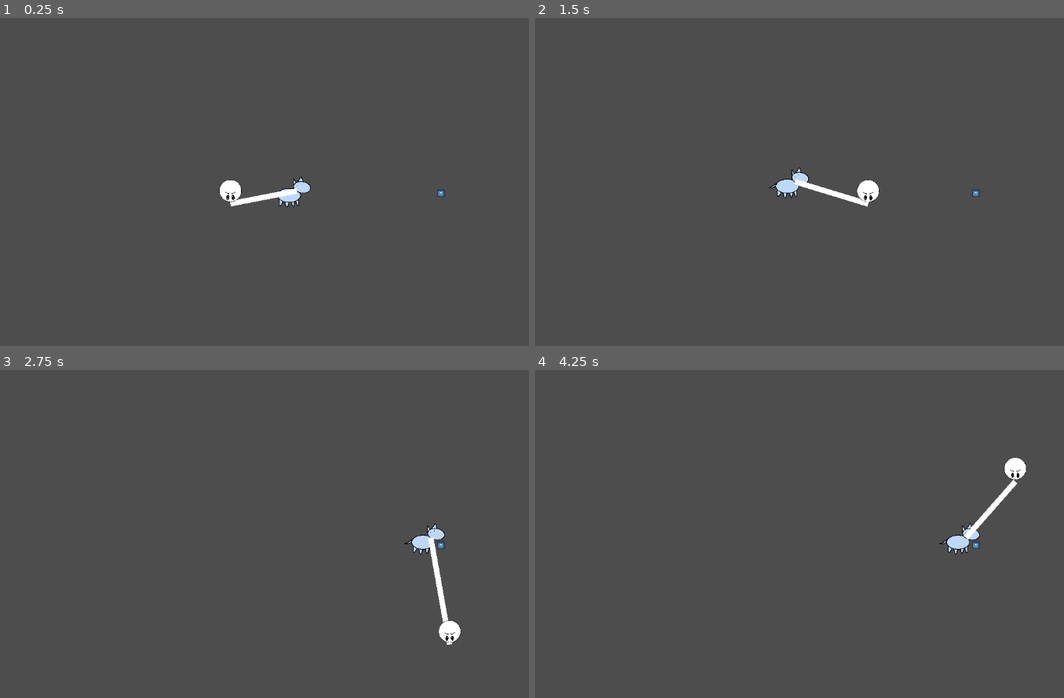
Above: before the commit, frames 1-4 (two rows, left to right).
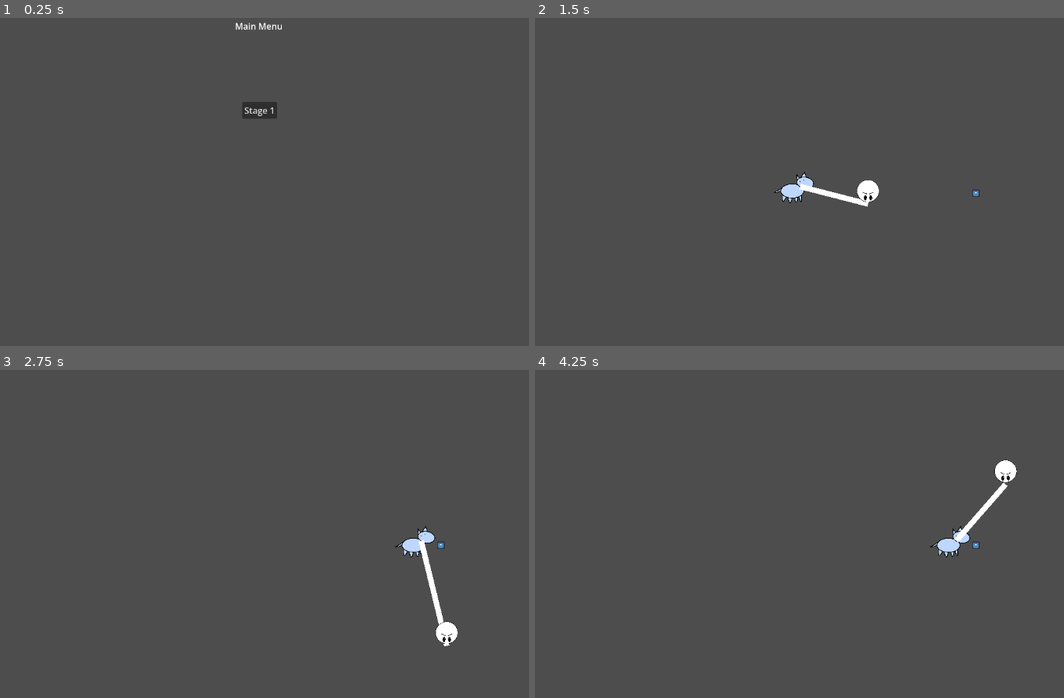
Above: after the commit, the same moments.

Repository: RandomPuddles/Un-Leashed
Game: Godot game, scene res://Scenes/main_menu.tscn
Same seed, same stepped clock (60 frames per second), same inputs: the game is played once before the commit and once after it. Before the commit the project starts from res://Scenes/main.tscn. The engine's default icon, where the game draws it, is replaced by a stand-in: a white triangle on a blue panel in a dark square.
Inputs (mouse positions are in pixels of both pictures, inside the frame that each line leads up to):
- Up to frame 1 (0.25 s): no input
- Up to frame 2 (1.5 s): click (794, 109) at 0.5 s, where only the run after the commit has a clickable "Stage 1"; hold D (right) from 1.28 s (still down); tap Shift (dash) at 1.35 s
- Up to frame 3 (2.75 s): release D (right) at 2.03 s; hold S (down) from 2.03 s (still down); tap Shift (dash) at 2.1 s
- Up to frame 4 (4.25 s): release S (down) at 2.78 s; hold D (right) 2.78-3.53 s; tap Shift (dash) at 2.85, 3.6 s; hold W (up) from 3.53 s (still down)

The runs differ from the first frame. In frame 1, 1.1% of the frame differs, in the area x 41-84%, y 1-58%; in frame 2, 0.5%; in frame 3, 1.0%; in frame 4, 1.0%.

Commit message:
Created main menu

Diff:
--- /dev/null
+++ b/un-leashed/Scenes/main_menu.tscn
@@ -0,0 +1,20 @@
+[gd_scene format=3 uid="uid://b8mhmgmu5dsd8"]
+
+[ext_resource type="Script" uid="uid://bahcyb7sf8ty6" path="res://Scripts/stage1Button.gd" id="1_28flt"]
+
+[node name="Node2D" type="Node2D" unique_id=1013120438]
+
+[node name="Label" type="Label" parent="." unique_id=1497254895]
+offset_left = 540.0
+offset_top = 48.0
+offset_right = 628.0
+offset_bottom = 71.0
+text = "Main Menu"
+
+[node name="Button" type="Button" parent="." unique_id=1936894807]
+offset_left = 553.0
+offset_top = 199.0
+offset_right = 617.0
+offset_bottom = 230.0
+text = "Stage 1"
+script = ExtResource("1_28flt")
--- /dev/null
+++ b/un-leashed/Scripts/stage1Button.gd
@@ -0,0 +1,12 @@
+extends Button
+
+# Called when the node enters the scene tree for the first time.
+func _ready() -> void:
+	pressed.connect(onPress)
+
+# Called every frame. 'delta' is the elapsed time since the previous frame.
+func _process(_delta: float) -> void:
+	pass
+
+func onPress():
+	get_tree().change_scene_to_file("res://Scenes/main.tscn")
--- a/un-leashed/project.godot
+++ b/un-leashed/project.godot
@@ -11,7 +11,7 @@
 [application]
 
 config/name="Un-Leashed"
-run/main_scene="uid://cwe8yf8duqxsa"
+run/main_scene="uid://b8mhmgmu5dsd8"
 config/features=PackedStringArray("4.6", "Forward Plus")
 config/icon="res://Assets/icon.svg"
 
Not shown, added: un-leashed/Scripts/stage1Button.gd.uid
